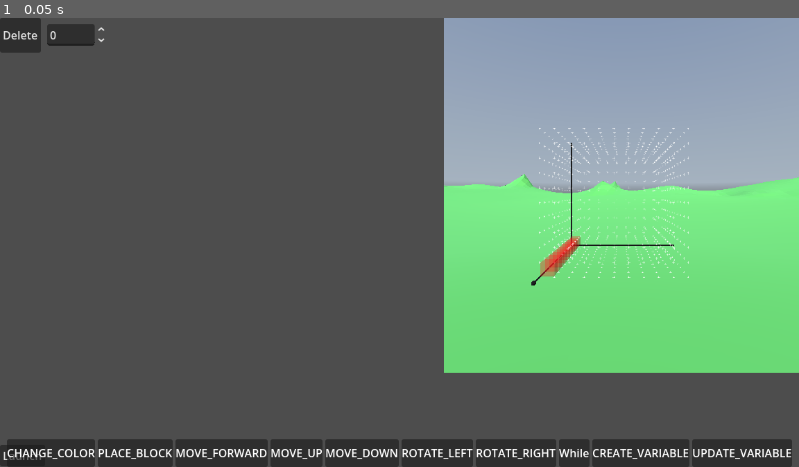
Above: before the commit, frame 1.
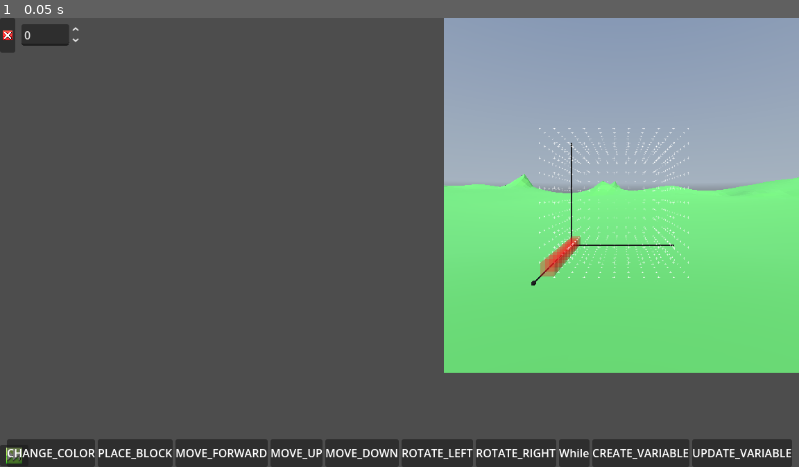
Above: after the commit, the same moment.

Repository: Crhonopost/Projet-jeu-serieux
Game: Godot game, scene res://scenes/level/current_level.tscn
Same seed, same stepped clock (60 frames per second), same inputs: the game is played once before the commit and once after it. This scene is started directly instead of the project's main scene. A sky picture missing from this copy of the repository is replaced by a grey-blue gradient.
Inputs:
- Up to frame 1 (0.05 s): no input

The runs differ from the first frame. In frame 1, 0.5% of the frame differs, in the area x 0-14%, y 0-100%.

Commit message:
ajout icons

Diff:
--- a/ebucilper/scenes/UI/coding_space.tscn
+++ b/ebucilper/scenes/UI/coding_space.tscn
@@ -1,9 +1,10 @@
-[gd_scene load_steps=24 format=3 uid="uid://c2i2xc75qwiwp"]
+[gd_scene load_steps=25 format=3 uid="uid://c2i2xc75qwiwp"]
 
 [ext_resource type="Script" uid="uid://b678kr1glpsrl" path="res://scenes/UI/coding_space.gd" id="1_25lkw"]
 [ext_resource type="Script" uid="uid://bulv0feibbce" path="res://scripts/compiler.gd" id="2_bwyhw"]
 [ext_resource type="Script" uid="uid://bqe45dm5wyip4" path="res://resources/scripting/definitions/logic/logic_resource.gd" id="2_fn0c8"]
 [ext_resource type="Script" uid="uid://bbv23l8h2i6ka" path="res://resources/scripting/definitions/logic/list_instruction_resource.gd" id="3_f75ky"]
+[ext_resource type="Texture2D" uid="uid://k8e42x6djj3e" path="res://Assets/Images/UI/launch_icon.png" id="5_jhjoh"]
 [ext_resource type="Script" uid="uid://dmggbp5elydyj" path="res://resources/scripting/definitions/logic/executions/change_color_logic_resource.gd" id="6_a6itc"]
 [ext_resource type="Script" uid="uid://d1ynh7ys7iaab" path="res://scenes/UI/inventory.gd" id="7_a6itc"]
 [ext_resource type="Script" uid="uid://qjop52belxgl" path="res://resources/scripting/definitions/logic/executions/no_args_logic_resource.gd" id="7_vjcr8"]
@@ -96,6 +97,7 @@
 offset_bottom = 40.0
 
 [node name="Button" type="Button" parent="."]
+clip_contents = true
 layout_mode = 1
 anchors_preset = 2
 anchor_top = 1.0
@@ -104,7 +106,9 @@
 offset_right = 41.0
 offset_bottom = -1.0
 grow_vertical = 0
-text = "Launch"
+icon = ExtResource("5_jhjoh")
+icon_alignment = 1
+expand_icon = true
 
 [node name="Inventory" type="HBoxContainer" parent="."]
 layout_mode = 1
--- a/ebucilper/scenes/UI/commands/instruction_exe.tscn
+++ b/ebucilper/scenes/UI/commands/instruction_exe.tscn
@@ -1,6 +1,7 @@
-[gd_scene load_steps=2 format=3 uid="uid://bbavicoatjdec"]
+[gd_scene load_steps=3 format=3 uid="uid://bbavicoatjdec"]
 
 [ext_resource type="Script" uid="uid://dklvussic3lxx" path="res://scenes/UI/commands/instruction_exe.gd" id="1_dfbn3"]
+[ext_resource type="Texture2D" uid="uid://beh1tqeb2op44" path="res://Assets/Images/UI/delete_icon.png" id="2_o87p7"]
 
 [node name="InstructionExe" type="Control"]
 custom_minimum_size = Vector2(0, 50)
@@ -18,7 +19,8 @@
 
 [node name="Delete" type="Button" parent="HBoxContainer"]
 layout_mode = 2
-text = "Delete"
+icon = ExtResource("2_o87p7")
+icon_alignment = 1
 
 [node name="Type" type="Label" parent="HBoxContainer"]
 layout_mode = 2
--- a/ebucilper/scenes/UI/commands/instruction_flow.tscn
+++ b/ebucilper/scenes/UI/commands/instruction_flow.tscn
@@ -1,7 +1,8 @@
-[gd_scene load_steps=3 format=3 uid="uid://ccvogvottrj2u"]
+[gd_scene load_steps=4 format=3 uid="uid://ccvogvottrj2u"]
 
 [ext_resource type="Script" uid="uid://wy2gsxwbexgl" path="res://scenes/UI/commands/instruction_flow.gd" id="1_drnas"]
 [ext_resource type="PackedScene" uid="uid://de8ex6hebdcaj" path="res://scenes/UI/commands/var_drop_slot.tscn" id="2_lpbb1"]
+[ext_resource type="Texture2D" uid="uid://beh1tqeb2op44" path="res://Assets/Images/UI/delete_icon.png" id="2_tinb2"]
 
 [node name="InstructionList" type="VBoxContainer"]
 offset_right = 1152.0
@@ -12,8 +13,10 @@
 layout_mode = 2
 
 [node name="Delete" type="Button" parent="HBoxContainer"]
+clip_contents = true
 layout_mode = 2
-text = "Delete"
+icon = ExtResource("2_tinb2")
+icon_alignment = 1
 
 [node name="Type" type="Label" parent="HBoxContainer"]
 layout_mode = 2
Binary file added: ebucilper/Assets/Images/UI/button UI.png
Not shown, added: ebucilper/Assets/Images/UI/button UI.png.import
Binary file added: ebucilper/Assets/Images/UI/delete_icon.png
Not shown, added: ebucilper/Assets/Images/UI/delete_icon.png.import
Binary file added: ebucilper/Assets/Images/UI/launch_icon.png
Not shown, added: ebucilper/Assets/Images/UI/launch_icon.png.import
